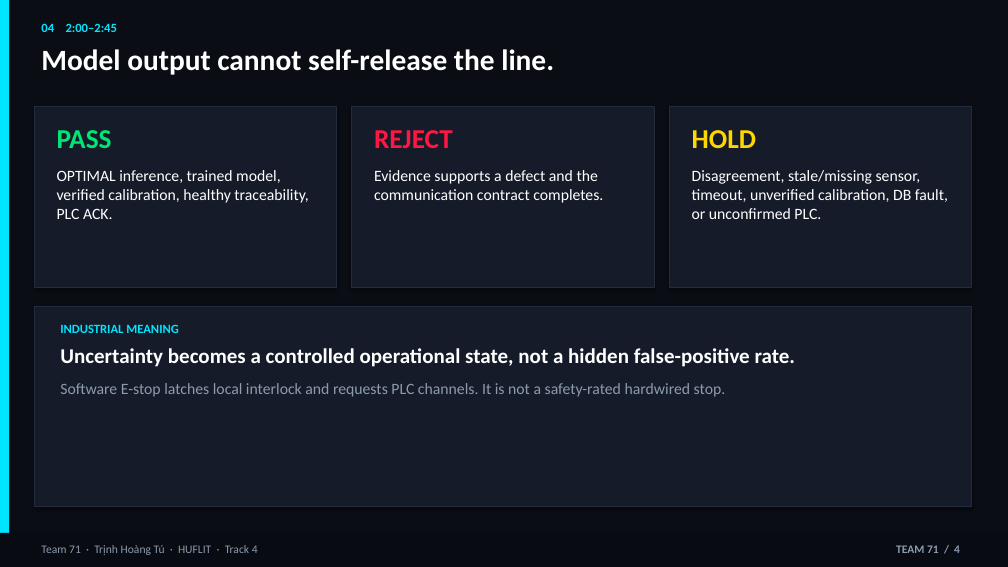
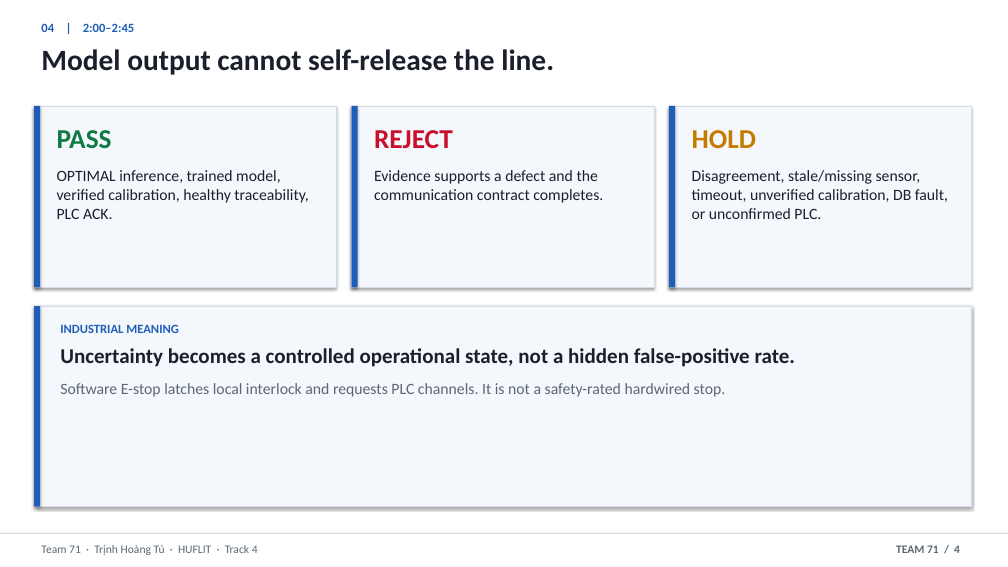
Before and after one commit to thtcsec/securecoating-vision, a slide deck: slide 4 of SecureCoating-Vision_Final_Defense_6min.pptx. Drawn at 1008x567 pixels with LibreOffice and Linux fonts; fonts in the diff are those of the drawing. Boxes give left, top, right and bottom in pixels: in the first picture for what was removed or moved away, otherwise in the second. Text is boxed around its words. In the diff, an @@ line names an element or a change of style, - is before the commit and + after.

```diff
--- a/SecureCoating-Vision_Final_Defense_6min.pptx
+++ b/SecureCoating-Vision_Final_Defense_6min.pptx
@@ rectangle at [0,0,1008,567]: fill #0A0D14 to #FFFFFF @@
@@ rectangle removed at [0,0,9,567] @@
@@ text at [41,23,134,32]: text changed; text colour #00E5FF to #1F5EB8 @@
-04 2:00–2:45
+04 | 2:00–2:45
@@ rectangle added at [34,106,40,287], fill #1F5EB8 @@
@@ text "PASS" at [57,130,112,148]: text colour #00E676 to #0F7B45 @@
@@ rectangle added at [352,106,358,287], fill #1F5EB8 @@
@@ text "REJECT" at [374,130,453,148]: text colour #FF1744 to #C8102E @@
@@ rectangle added at [669,106,675,287], fill #1F5EB8 @@
@@ text "HOLD" at [692,130,756,148]: text colour #FFD600 to #C47B00 @@
@@ text colour #FFFFFF to #1A1F2B in 4 elements at [57,170,308,219], [41,49,554,75], [374,170,603,203], [692,170,948,219] @@
@@ fill #151B28 to #F4F7FB; outline #222C3E 0.5 pt to #D5DCE6 0.5 pt in 4 elements at [352,106,654,287], [34,106,337,287], [669,106,972,287], [34,306,972,507] @@
@@ rectangle added at [34,306,40,507], fill #1F5EB8 @@
@@ text "INDUSTRIAL MEANING" at [60,324,795,397]: text colour #00E5FF to #1F5EB8 in "INDUSTRIAL MEANING"; text colour #FFFFFF to #1A1F2B in "Uncertainty becomes a controlled operational state, not ..."; text colour #8C9BAE to #5C6775 in "Software E-stop latches local interlock and requests ..." @@
@@ rectangle: place and size @@
-rectangle at [0,533,1008,567]
+rectangle at [0,533,1008,534]
@@ rectangle at [0,533,1008,534]: fill #080B12 to #D5DCE6 @@
@@ text "Team 71 · Trịnh Hoàng ..." at [41,545,258,555]: text colour #8C9BAE to #5C6775 @@
@@ text "TEAM 71 / 4" at [896,545,960,553]: text colour #8C9BAE to #5C6775 @@
```
Also in this commit, not shown: 7 other slides changed, 4 other files.
